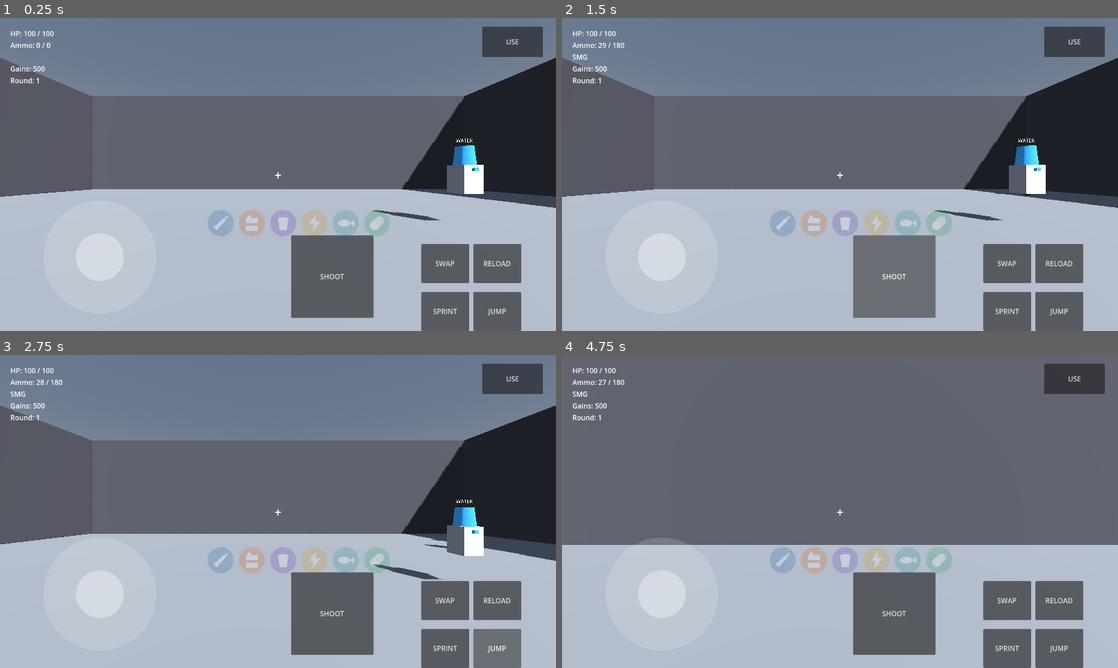
Above: before the commit, frames 1-4 (two rows, left to right).
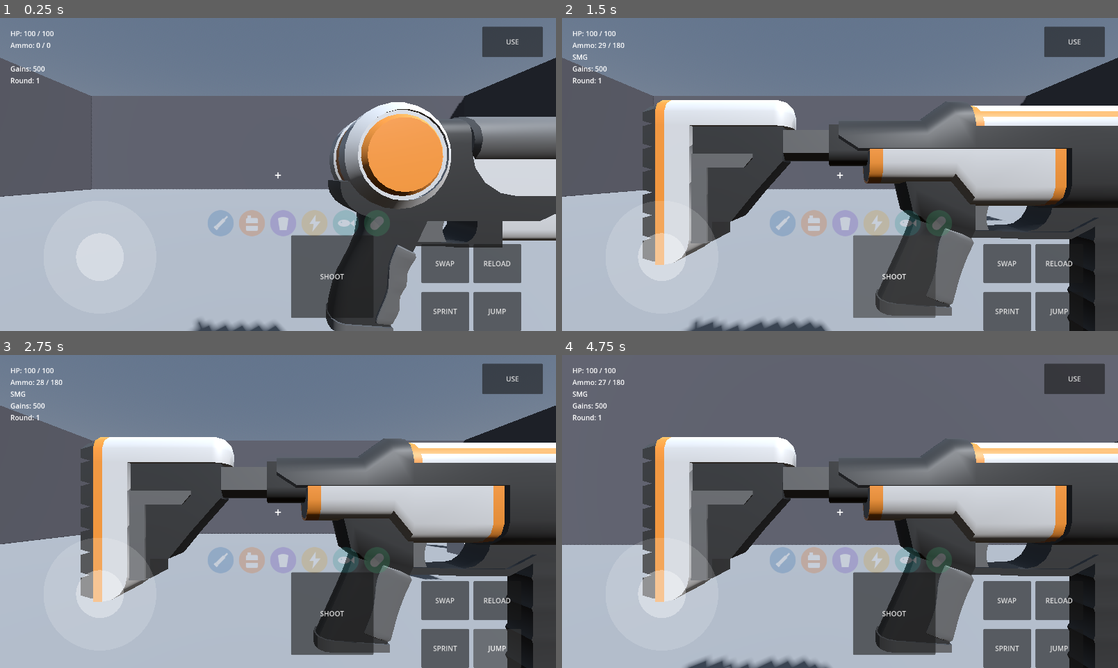
Above: after the commit, the same moments.

Repository: nateomach1-debug/jacked-undead
Game: Godot game, scene res://scenes/main/main.tscn
Same seed, same stepped clock (60 frames per second), same inputs: the game is played once before the commit and once after it.
Inputs (mouse positions are in pixels of both pictures, inside the frame that each line leads up to):
- Up to frame 1 (0.25 s): no input
- Up to frame 2 (1.5 s): click "SWAP" at 0.5 s; click "SHOOT" at 1.25 s
- Up to frame 3 (2.75 s): click "JUMP" at 2 s
- Up to frame 4 (4.75 s): move the mouse to (867, 511) at 2.77 s; hold W (move_forward) from 2.78 s (still down); tap F (interact) at 2.85 s; tap Space (jump) at 3.02, 3.77 s; move the mouse to (812, 511) at 3.52 s; click (812, 511) at 3.6 s; move the mouse to (851, 505) at 4.27 s; hold Ctrl (sprint) from 4.28 s (still down)

The runs differ from the first frame. In frame 1, 19% of the frame differs, in the area x 34-100%, y 26-100%; in frame 2, 32%; in frame 3, 31%; in frame 4, 32%, in the area x 14-100%, y 26-100%.

Commit message:
Enhance weapon handling in player controller
Added weapon mount and updated weapon model handling.

Diff:
--- a/scripts/player/player_controller.gd
+++ b/scripts/player/player_controller.gd
@@ -20,6 +20,9 @@
 @onready var camera: Camera3D = $Camera3D
 @onready var interact_ray: RayCast3D = $Camera3D/InteractRay
 @onready var muzzle_ray: RayCast3D = $Camera3D/MuzzleRay
+@onready var weapon_mount: Node3D = $Camera3D/WeaponMount
+
+var _current_model: Node3D
 
 var max_health: float = base_max_health
 var current_health: float = base_max_health
@@ -74,10 +77,12 @@
 		current_mag_ammo = current_weapon.mag_size
 		current_reserve_ammo = current_weapon.max_reserve_ammo
 		ammo_changed.emit(current_mag_ammo, current_reserve_ammo)
+		_update_weapon_model()
 	elif current_weapon:
 		current_mag_ammo = current_weapon.mag_size
 		current_reserve_ammo = current_weapon.max_reserve_ammo
 		ammo_changed.emit(current_mag_ammo, current_reserve_ammo)
+		_update_weapon_model()
 
 func _unhandled_input(event: InputEvent) -> void:
 	if event is InputEventMouseMotion:
@@ -205,6 +210,7 @@
 	current_mag_ammo = weapon.mag_size
 	current_reserve_ammo = weapon.max_reserve_ammo
 	ammo_changed.emit(current_mag_ammo, current_reserve_ammo)
+	_update_weapon_model()
 	if current_weapon_index < weapon_loadout.size():
 		weapon_loadout[current_weapon_index] = weapon
 		if current_weapon_index < _saved_mag_ammo.size():
@@ -228,11 +234,24 @@
 	current_mag_ammo = _saved_mag_ammo[current_weapon_index]
 	current_reserve_ammo = _saved_reserve_ammo[current_weapon_index]
 	ammo_changed.emit(current_mag_ammo, current_reserve_ammo)
+	_update_weapon_model()
+
 
 ## Called by the PR Rack (Pack-a-Punch) station.
 func apply_pr_upgrade() -> void:
 	if current_weapon and not current_weapon.is_pr_upgraded:
 		equip_weapon(current_weapon.get_pr_upgraded_copy())
+
+
+## Swaps the visible first-person model to match current_weapon. Call this
+## anywhere current_weapon changes (initial equip, PR upgrade, switching).
+func _update_weapon_model() -> void:
+	if _current_model:
+		_current_model.queue_free()
+		_current_model = null
+	if current_weapon and current_weapon.model_scene:
+		_current_model = current_weapon.model_scene.instantiate()
+		weapon_mount.add_child(_current_model)
 
 
 func _try_interact() -> void:
